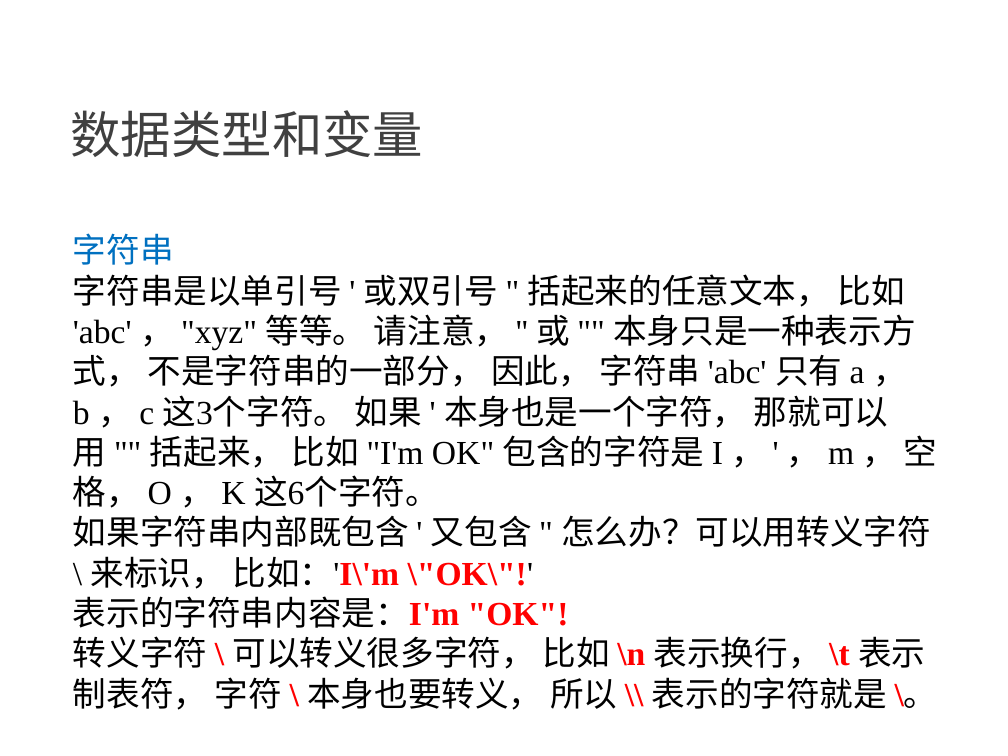
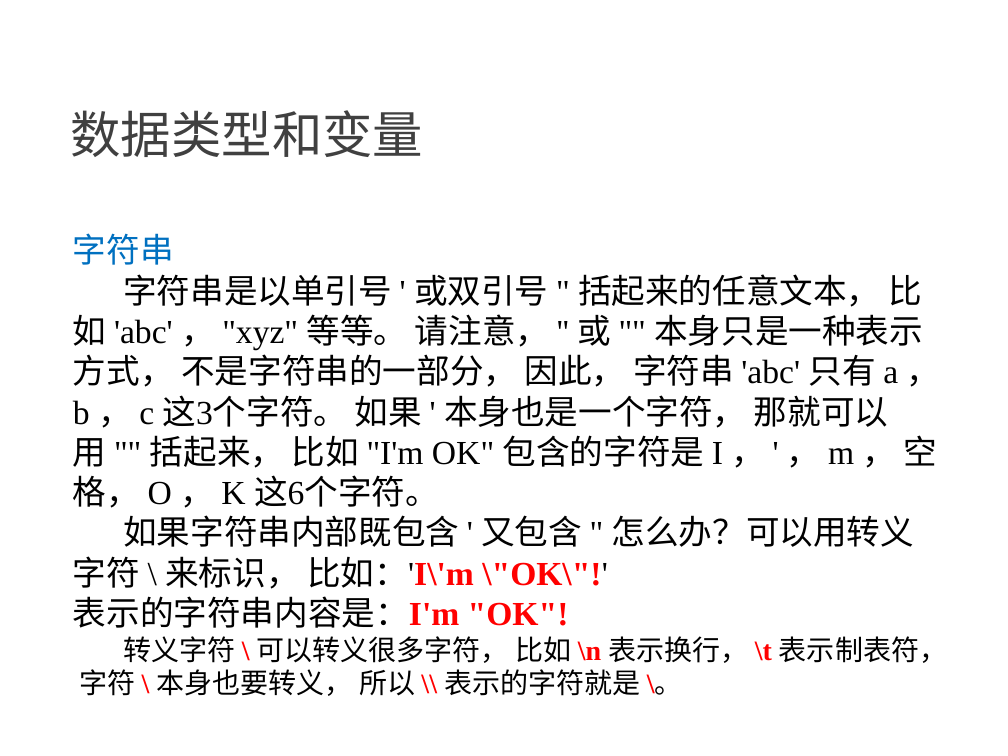
Before and after one commit to NewGr8Player/My-PPT, a slide deck: slide 5 of Python3/1.Python3-基础.pptx. Drawn at 1008x756 pixels with LibreOffice and Linux fonts; fonts in the diff are those of the drawing. Boxes give left, top, right and bottom in pixels: in the first picture for what was removed or moved away, otherwise in the second. Text is boxed around its words. In the diff, an @@ line names an element or a change of style, - is before the commit and + after.

```diff
--- a/Python3/1.Python3-基础.pptx
+++ b/Python3/1.Python3-基础.pptx
@@ text at (73,274,938,508): text changed @@
-字符串是以单引号 ' 或双引号 " 括起来的任意文本， 比如 'abc' ， "xyz" 等等。 请注意， '' 或 "" 本身只是一种表示方式， 不是字符串的一部分， 因此， 字符串 'abc' 只有 a ， b ， c 这3个字符。 如果 ' 本身也是一个字符， 那就可以用 "" 括起来， 比如 "I'm OK" 包含的字符是 I ， ' ， m ， 空
-格， O ， K 这6个字符。
+字符串是以单引号 ' 或双引号 " 括起来的任意文本， 比如 'abc' ， "xyz" 等等。 请注意， '' 或 "" 本身只是一种表示方式， 不是字符串的一部分， 因此， 字符串 'abc' 只有 a ， b ， c 这3个字符。 如果 ' 本身也是一个字符， 那就可以用 "" 括起来， 比如 "I'm OK" 包含的字符是 I ， ' ， m ， 空格， O ， K 这6个字符。
@@ text at (73,515,947,696): size 24 to 20 pt in "转义字符 \ 可以转义很多字符， 比如 \n 表示换行， \t ..."; indent changed @@
```
Also in this commit, not shown: 15 other slides changed, 5 other files.
